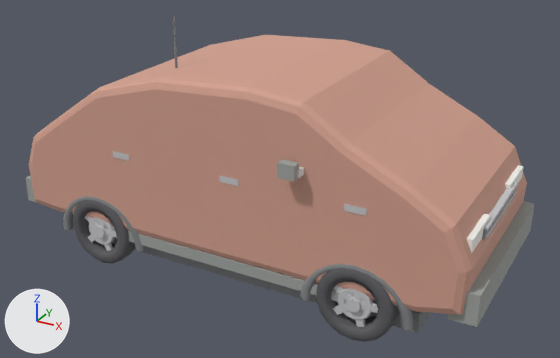
A saved change to the glTF model public/assets/glb/car-c.glb.
Camera for both pictures: a camera (50 mm lens) standing at (2.96, -5.21, 3.32) and looking at (0.13, -0.07, 0.75). The lights are fixed; the arrows at lower left show +X, +Y and +Z. The older version comes first. Where no turn or scale is listed for an object, it has been applied to the vertices. Vertices at exactly the same position are counted once.

Names of what the first picture shows: 'darkMetal', 'light', 'paint', 'paintC', 'plastic', 'rim', 'rubber'.
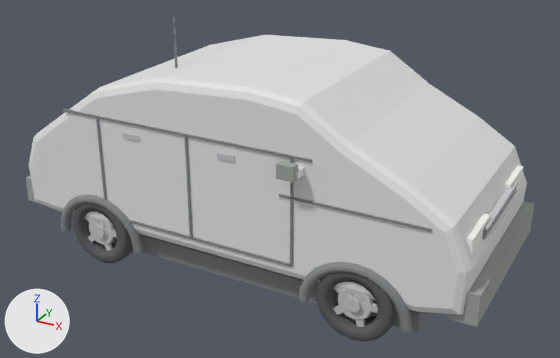
Where the newer file only moved an object's origin or applied its transform, the numbers keep the older frame.

The change, as a diff of the scene's bpy script:
```diff
--- a/public/assets/glb/car-c.glb.py
+++ b/public/assets/glb/car-c.glb.py
@@ me_paintc_mesh @@
-me_paintc_mesh.from_pydata(...)  # 90 vertices, 176 faces; spans x -1.94..1.94, y -0.85..0.85, z -0.7..0.7
+me_paintc_mesh.from_pydata(...)  # 106 vertices, 200 faces; spans x -1.94..1.94, y -0.94..0.94, z -0.7..0.7
+# me_paintc_mesh part 1: a new loose piece, a box spanning x 0.65..0.75, y -0.94..-0.8, z 0.165..0.215
+# me_paintc_mesh part 2: 176 faces spanning x -1.94..1.94, y -0.85..0.85, z -0.7..0.7 switch from mat_paintc (beige #d4a290) to no material
+# other edits to the shape of me_paintc_mesh do not show in these pictures
@@ me_darkmetal_mesh @@
 # used by ob_darkmetal; location = (0.16, -0.005, 1.1); scale = (1.76, 1.76, 1.76)
-me_darkmetal_mesh.from_pydata(...)  # 424 vertices, 728 faces; spans x -1.0..1.0, y -0.49..0.49, z -0.56..0.56
+me_darkmetal_mesh.from_pydata(...)  # 498 vertices, 844 faces; spans x -1.0..1.0, y -0.46..0.46, z -0.5..0.5
+# me_darkmetal_mesh part 3: a new loose piece, a box spanning x -0.812..0.835, y -0.365..0.37, z -0.504..-0.422, in mat_darkmetal (grey #86898b)
+# me_darkmetal_mesh part 4: the loose piece of 8 vertices spanning x -1.0..0.82, y -0.4..0.41, z -0.56..-0.47 is scaled about its middle by (-0.612, 0.0223, -0.198), then moved by (0.08, -0.37, 0.65)
+# me_darkmetal_mesh part 5: the loose piece of 65 vertices spanning x -1.0..-0.5, y -0.49..-0.44, z -0.5..-0.26 is scaled about its middle by 0.906, then moved by (0.16, 0.03, 0.04)
+# me_darkmetal_mesh part 6: a new loose piece, a box spanning x 0.3467..0.356, y -0.4419..-0.4286, z -0.3191..0.1133, in mat_darkmetal (grey #86898b)
+# me_darkmetal_mesh part 7: a new loose piece, a box spanning x -0.1063..-0.097, y -0.4419..-0.4286, z -0.3191..0.1133, in mat_darkmetal (grey #86898b)
+# me_darkmetal_mesh part 8: a new loose piece, a box spanning x -0.5388..-0.5295, y -0.4419..-0.4286, z -0.3191..0.1133, in mat_darkmetal (grey #86898b)
+# me_darkmetal_mesh part 9: a new loose piece, a box spanning x -0.5341..0.3514, y -0.4419..-0.4286, z -0.3238..-0.3145, in mat_darkmetal (grey #86898b)
+# me_darkmetal_mesh part 10: a new loose piece, a box spanning x -0.7143..0.4285, y -0.4419..-0.4286, z 0.1143..0.1226, in mat_darkmetal (grey #86898b)
+# me_darkmetal_mesh part 11: a new loose piece, a box spanning x 0.2989..0.8734, y -0.4419..-0.4286, z -0.0453..-0.0371, in mat_darkmetal (grey #86898b)
+# me_darkmetal_mesh part 12: a new loose piece, a 5-sided cut cone along z (radius 0.006 at the low end, 0.004 at the high end) spanning x -0.303..-0.291, y -0.217..-0.206, z 0.196..0.504, in mat_darkmetal (grey #86898b)
+# me_darkmetal_mesh part 13: 63 vertices removed from x 0.32..0.82, y -0.49..-0.44, z -0.5..-0.26; 63 vertices added at x 0.38..0.83, y -0.46..-0.42, z -0.46..-0.24
+# other edits to the shape of me_darkmetal_mesh do not show in these pictures
 me_darkmetal_mesh.materials.append(mat_darkmetal)
@@ me_rim_mesh @@
-me_rim_mesh.from_pydata(...)  # 656 vertices, 1160 faces; spans x -1.63..1.63, y -0.87..0.87, z -0.47..0.47
+me_rim_mesh.from_pydata(...)  # 640 vertices, 1136 faces; spans x -1.63..1.63, y -0.87..0.87, z -0.47..0.65
+# me_rim_mesh part 14: the loose piece of 8 vertices spanning x -0.24..-0.08, y -0.86..-0.81, z 0.42..0.47 is moved by (-0.02, -0.01, 0.18)
+# me_rim_mesh part 15: the loose piece of 8 vertices spanning x -1.24..-1.08, y -0.86..-0.81, z 0.42..0.47 is moved by (0.12, -0.01, 0.18)
+# me_rim_mesh part 16: the loose piece of 8 vertices spanning x 0.76..0.92, y -0.86..-0.81, z 0.42..0.47 is deleted
+# other edits to the shape of me_rim_mesh do not show in these pictures
 me_rim_mesh.materials.append(mat_rim)
@@ me_plastic_mesh @@
-me_plastic_mesh.from_pydata(...)  # 56 vertices, 84 faces; spans x -2.02..2.02, y -0.96..0.96, z -0.52..0.52
+me_plastic_mesh.from_pydata(...)  # 40 vertices, 60 faces; spans x -2.02..2.02, y -0.99..0.99, z -0.46..0.52
+# me_plastic_mesh part 17: the loose piece of 8 vertices spanning x -1.12..1.12, y -0.84..-0.78, z -0.52..-0.43 is deleted
+# other edits to the shape of me_plastic_mesh do not show in these pictures
 me_plastic_mesh.materials.append(mat_plastic)
@@ ob_darkmetal @@
 ob_darkmetal = bpy.data.objects.new('darkMetal', me_darkmetal_mesh)
-ob_darkmetal.location = (0.16, -0.005, 1.1)
-ob_darkmetal.scale = (1.76, 1.76, 1.76)
+ob_darkmetal.location = (-0.022, -0.005, 1.1)
+ob_darkmetal.scale = (1.94, 1.94, 1.94)
@@ ob_paint @@
-ob_paint = bpy.data.objects.new('paint', me_paint_mesh)
```

What differs and where, as boxes (x1, y1, x2, y2) in the pictures (560 x 358 px; the box of a moved part takes in the faces that stretch with it):
'darkMetal', reshaped, moved, rescaled (mostly hidden before)
    before: (63, 16, 516, 333)
    after: (61, 16, 516, 333)
'plastic', reshaped
    before: (26, 159, 534, 327)
    after: (26, 160, 534, 327)
'paint', deleted (mostly hidden)
    before: (297, 167, 304, 178)
part 1 of me_paintc_mesh, added (mostly hidden)
    after: (296, 167, 304, 179)
part 2 of me_paintc_mesh, recoloured (beige to white)
    both: (29, 35, 527, 315)
part 3 of me_darkmetal_mesh, added
    after: (72, 216, 431, 333)
part 4 of me_darkmetal_mesh, moved or reshaped (not visible afterwards)
    before: (73, 225, 431, 333)
part 5 of me_darkmetal_mesh, moved or reshaped
    before: (63, 196, 146, 251)
    after: (61, 194, 144, 253)
part 6 of me_darkmetal_mesh, added
    after: (290, 158, 294, 266)
part 7 of me_darkmetal_mesh, added
    after: (185, 136, 193, 238)
part 8 of me_darkmetal_mesh, added
    after: (96, 118, 107, 200)
part 9 of me_darkmetal_mesh, added
    after: (129, 220, 291, 267)
part 10 of me_darkmetal_mesh, added
    after: (63, 109, 312, 162)
part 11 of me_darkmetal_mesh, added
    after: (279, 194, 432, 232)
part 12 of me_darkmetal_mesh, added
    after: (173, 16, 178, 68)
part 13 of me_darkmetal_mesh, moved or reshaped
    before: (300, 264, 413, 331)
    after: (298, 262, 412, 333)
part 14 of me_rim_mesh, moved or reshaped
    before: (219, 176, 239, 186)
    after: (217, 153, 235, 162)
part 15 of me_rim_mesh, moved or reshaped
    before: (112, 151, 129, 161)
    after: (123, 133, 139, 142)
part 16 of me_rim_mesh, deleted
    before: (344, 204, 367, 216)
part 17 of me_plastic_mesh, deleted
    before: (104, 225, 347, 304)
